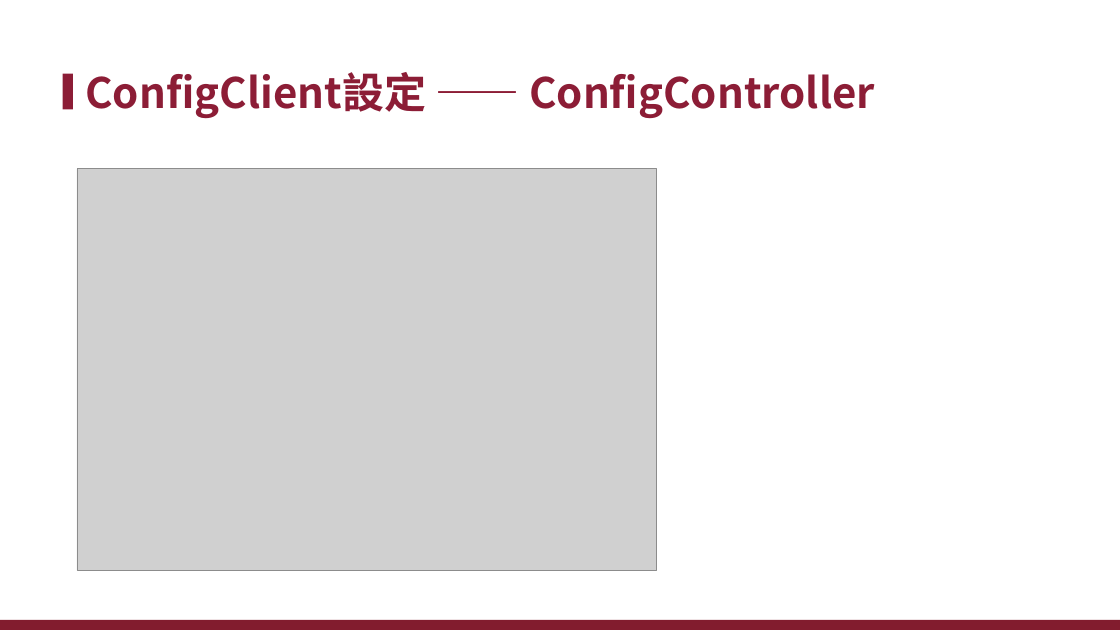
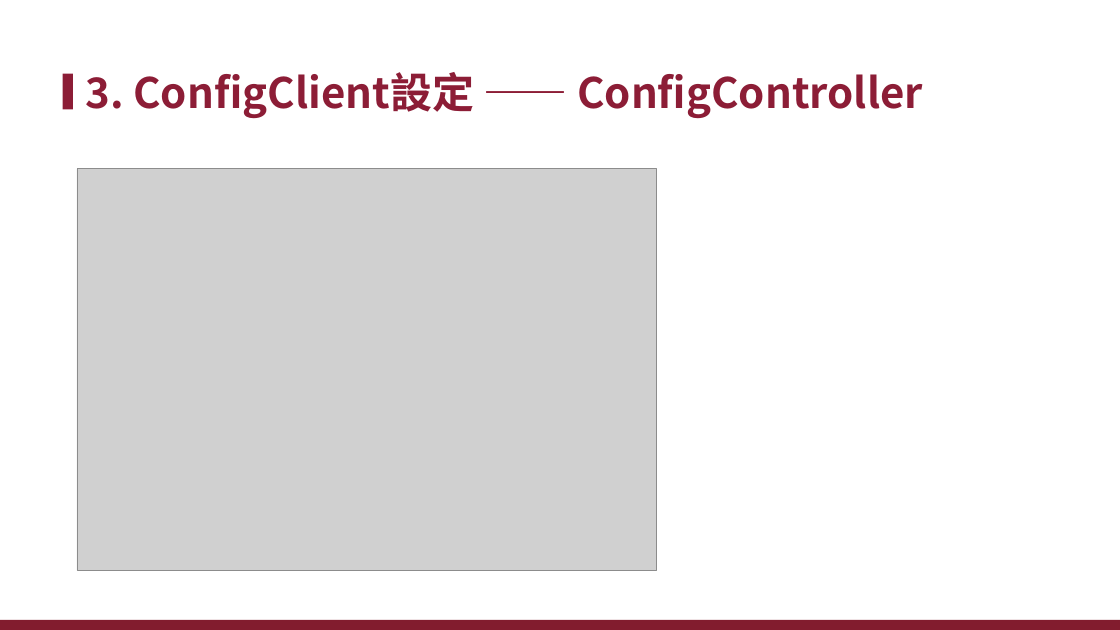
Before and after one commit to xiauchen/4__ConfigAndConsul, a slide deck: slide 26 of 空白PPT.pptx (slide 19 before the commit). Drawn at 1120x630 pixels with LibreOffice and Linux fonts; fonts in the diff are those of the drawing; grey boxes stand for pictures; background and template pictures are left out. Boxes give left, top, right and bottom in pixels: in the first picture for what was removed or moved away, otherwise in the second. Text is boxed around its words. In the diff, an @@ line names an element or a change of style, - is before the commit and + after.

Commit message:
config ptt compleat'

```diff
--- a/空白PPT.pptx
+++ b/空白PPT.pptx
@@ title at <box>85,72,923,118</box>: text changed @@
-ConfigClient設定 —— ConfigController
+3. ConfigClient設定 —— ConfigController
```
Also in this commit, not shown: 13 other slides changed, 17 slides added, 10 slides removed, 4 other files.
